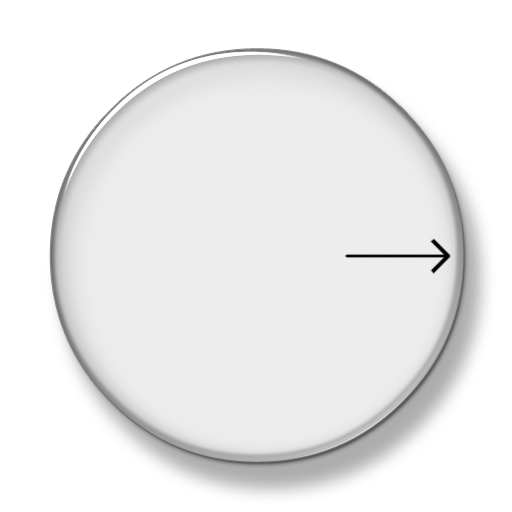
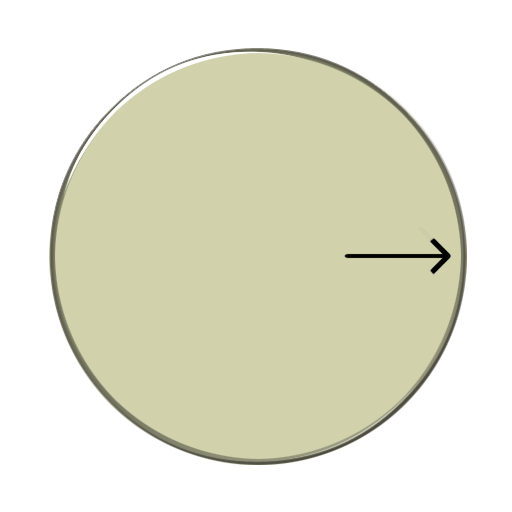
Comparing the layer stacks of the two 512px x 512px images. Changes:
painted on "Layer 2" over [344, 227, 451, 276]
added layer "Layer 0 copy" above "Layer 3" over [49, 48, 467, 465]
added layer "Layer 3" (35%) above "Layer 0" over [49, 48, 467, 465]
hid "Layer 0" over [48, 48, 494, 502]
